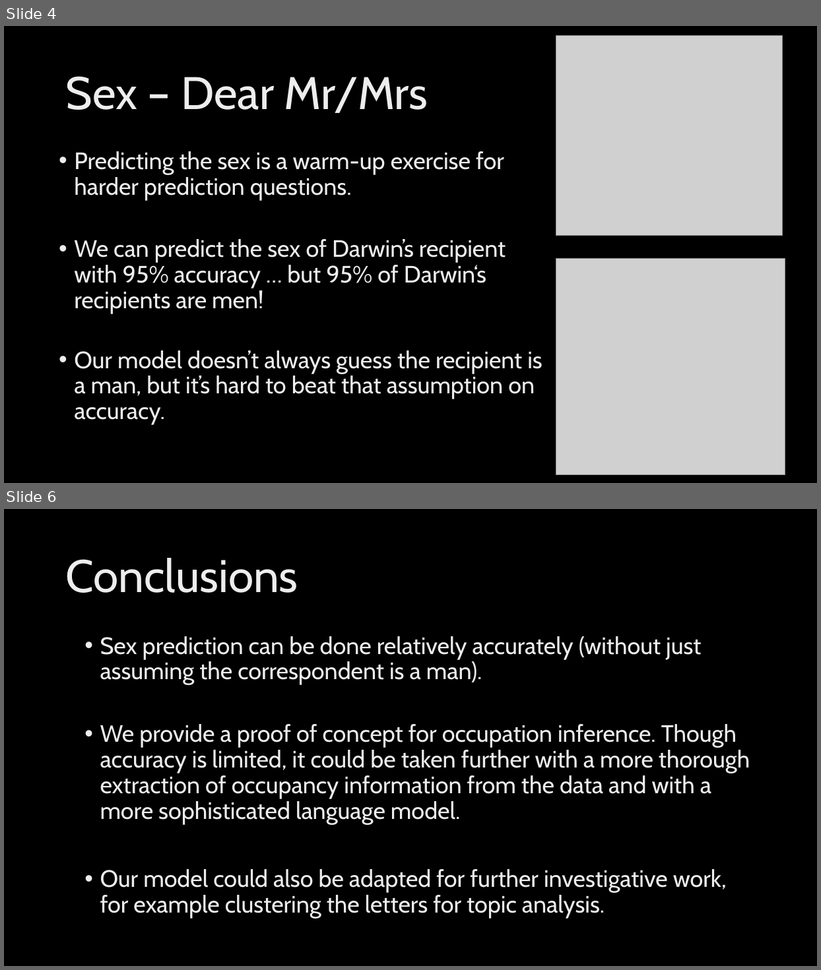
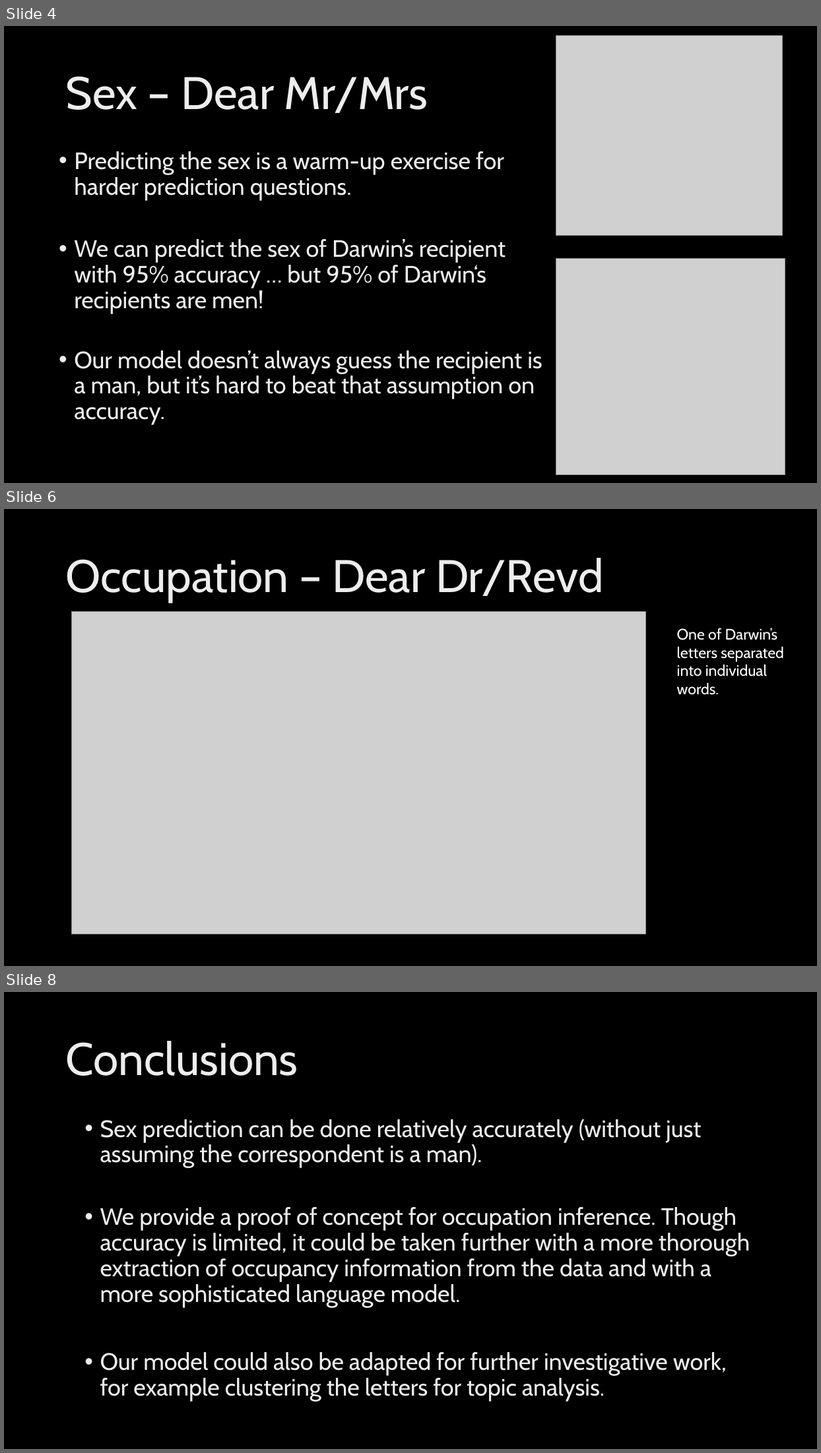
Before and after one commit to JasonRWood/Hack_darwin, a slide deck: DCP-presentation-group1.pptx. Shown one above the other, each under a label of ours: slides 4 and 6 before the commit, slides 4, 6 and 8 after it; the slides between them are not shown. The pictures are 821x970 and 821x1453 pixels, drawn with LibreOffice and Linux fonts; fonts in the diff are those of the drawing; grey boxes stand for pictures; background and template pictures are left out. Boxes give left, top, right and bottom in pixels: in the first picture for what was removed or moved away, otherwise in the second. Text is boxed around its words. In the diff, an @@ line names an element or a change of style, - is before the commit and + after.

Commit message:
add images to pwpt

```diff
--- a/DCP-presentation-group1.pptx
+++ b/DCP-presentation-group1.pptx
@@ slide 6 added at <box>4,509,817,966</box>, background picture (left out) @@
@@ title added at <box>66,558,603,602</box>, 54 pt, text gradient #BFBFBF to #EDEDED to #FFFFFF @@
+Occupation – Dear Dr/Revd
@@ picture added at <box>71,611,646,935</box> @@
@@ text added at <box>677,628,784,695</box>, 18 pt, text #FFFFFF @@
+One of Darwin’s letters separated into individual words.
@@ what was slide 6 is now slide 8 @@
```
Also in this commit, not shown: 2 slides changed, 1 other slide added.
